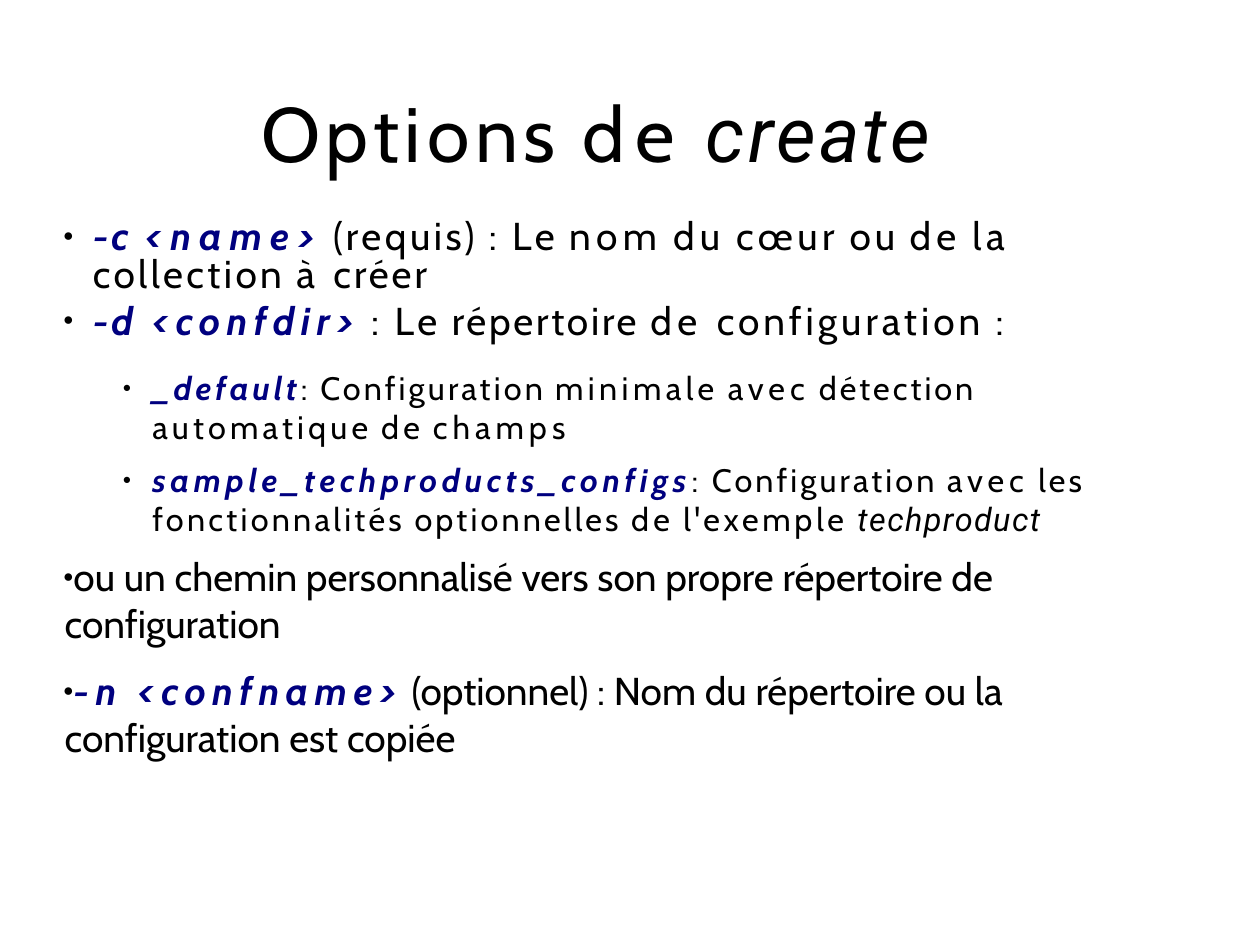
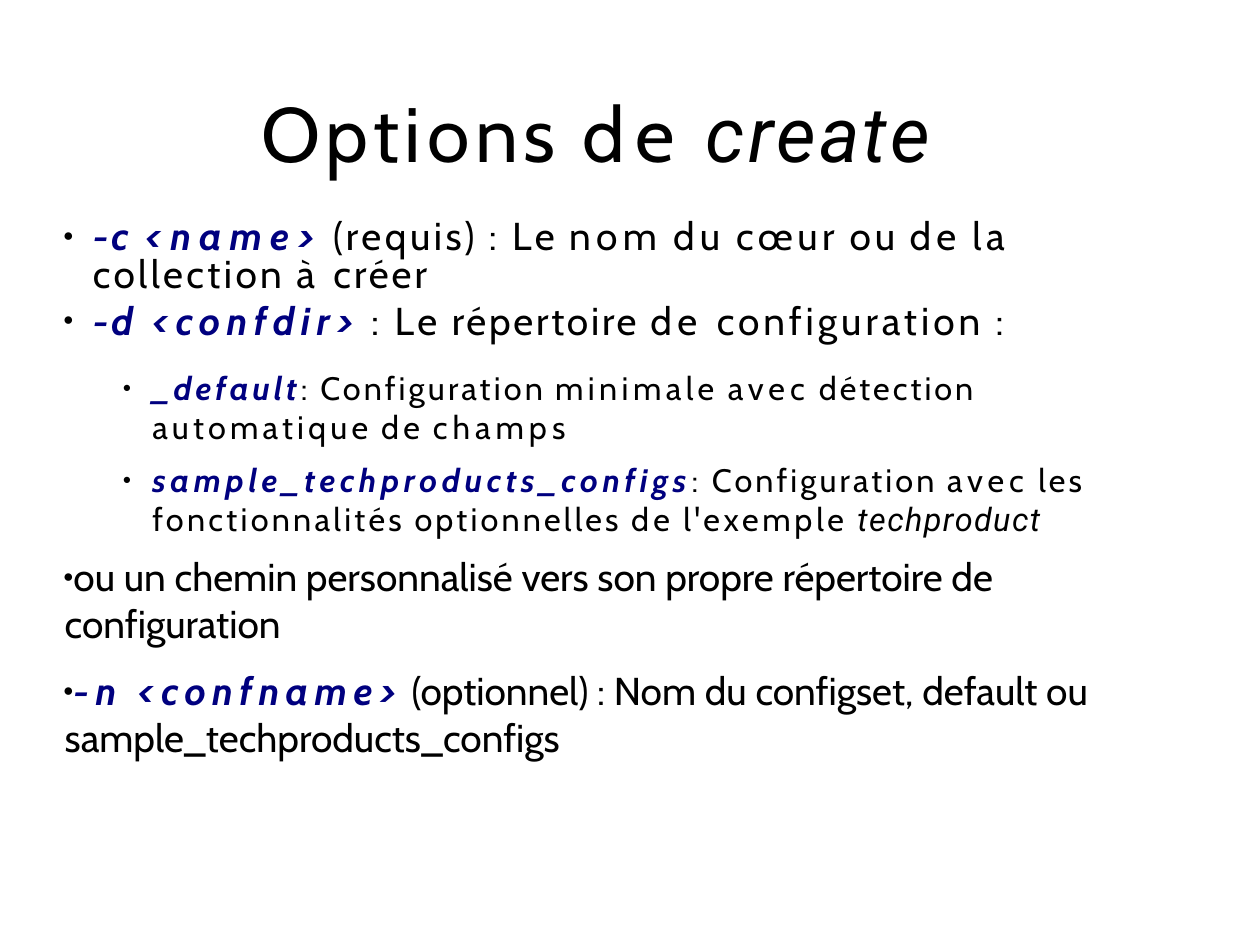
Before and after one commit to dthibau/solr, a slide deck: slide 31 of SolR.odp (slide 32 before the commit). Drawn at 1260x945 pixels with LibreOffice and Linux fonts; fonts in the diff are those of the drawing. Boxes give left, top, right and bottom in pixels: in the first picture for what was removed or moved away, otherwise in the second. Text is boxed around its words. In the diff, an @@ line names an element or a change of style, - is before the commit and + after.

```diff
--- a/SolR.odp
+++ b/SolR.odp
@@ text at (65,676,1088,761): text changed @@
-● -n <confname> (optionnel) : Nom du répertoire ou la configuration est copiée
+● -n <confname> (optionnel) : Nom du configset, default ou sample_techproducts_configs
```
Also in this commit, not shown: 32 other slides changed, 3 slides added, 2 slides removed, 3 other files.
